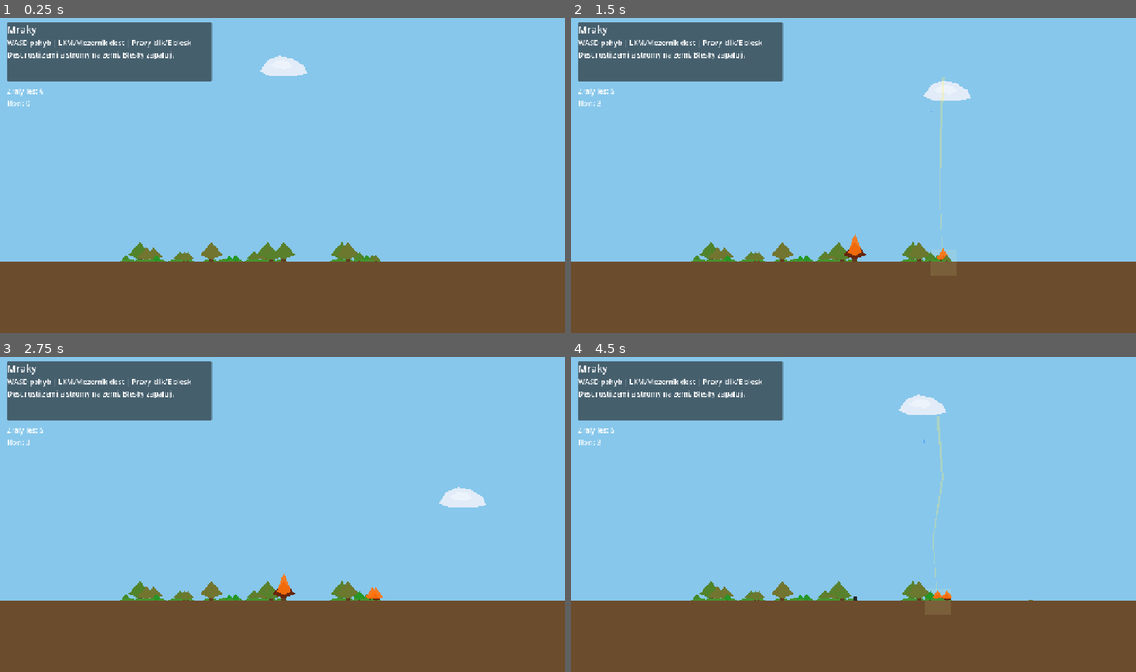
Above: before the commit, frames 1-4 (two rows, left to right).
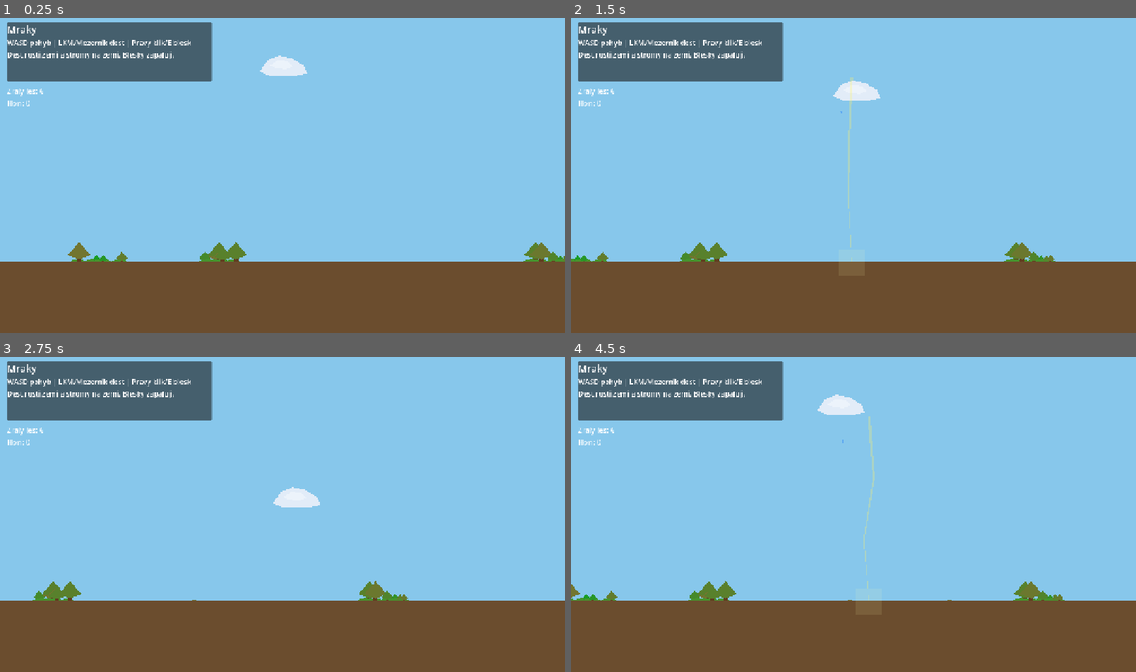
Above: after the commit, the same moments.

Repository: exmaxx/mraky
Game: Godot game, scene res://scenes/main.tscn
The game is run twice, just before and just after one commit, with the same random seed, the same clock (stepped at 60 frames per second) and the same inputs.
Inputs (mouse positions are in pixels of both pictures, inside the frame that each line leads up to):
- Up to frame 1 (0.25 s): no input
- Up to frame 2 (1.5 s): tap Enter at 0.5 s; move the mouse to (977, 159) at 0.52 s; hold Right (move_right) 0.53-1.28 s; hold Right mouse button (lightning) 0.53-1.28 s; move the mouse to (740, 191) at 1.27 s; hold Down (move_down) from 1.28 s (still down); click (740, 191) at 1.35 s
- Up to frame 3 (2.75 s): move the mouse to (339, 442) at 2.02 s; release Down (move_down) at 2.03 s; hold Right (move_right) from 2.03 s (still down); hold Right mouse button (lightning) from 2.03 s (still down)
- Up to frame 4 (4.5 s): move the mouse to (825, 577) at 2.77 s; release Right (move_right) at 2.78 s; release Right mouse button (lightning) at 2.78 s; hold Up (move_up) 2.78-3.53 s; click (825, 577) at 2.85 s; move the mouse to (1023, 561) at 3.52 s; hold Right mouse button (lightning) 3.53-4.28 s; hold Left (move_left) from 3.53 s (still down); move the mouse to (684, 464) at 4.27 s; click (684, 464) at 4.35 s

The runs differ from the first frame. In frame 1, 1.7% of the frame differs, in the area x 12-100%, y 71-78%; in frame 2, 2.6%, in the area x 0-86%, y 18-78%; in frame 3, 2.4%; in frame 4, 2.5%.

Commit message:
Add horizontal scrolling with one extra screen on each side
Extend the world to 3840px wide, follow the cloud with a smoothed Camera2D,
and clamp cloud movement to the expanded bounds.

Diff:
--- a/scenes/cloud.tscn
+++ b/scenes/cloud.tscn
@@ -15,3 +15,7 @@
 [node name="Highlight" type="Polygon2D" parent="."]
 color = Color(1, 1, 1, 0.35)
 polygon = PackedVector2Array(-28, -6, -10, -18, 12, -16, 24, -4, 8, 2, -16, 0)
+
+[node name="Camera2D" type="Camera2D" parent="."]
+position_smoothing_enabled = true
+position_smoothing_speed = 8.0
--- a/scenes/main.tscn
+++ b/scenes/main.tscn
@@ -9,7 +9,7 @@
 [ext_resource type="PackedScene" uid="uid://b3l8mlandpatch1" path="res://scenes/land_patch.tscn" id="7_land"]
 
 [sub_resource type="RectangleShape2D" id="RectangleShape2D_ground"]
-size = Vector2(1280, 40)
+size = Vector2(3840, 40)
 
 [node name="Main" type="Node2D"]
 script = ExtResource("1_main")
@@ -30,13 +30,13 @@
 [node name="World" type="Node2D" parent="."]
 
 [node name="Ground" type="Area2D" parent="World"]
-position = Vector2(0, 560)
+position = Vector2(-1280, 560)
 collision_layer = 16
 collision_mask = 0
 script = ExtResource("6_ground")
 
 [node name="CollisionShape2D" type="CollisionShape2D" parent="World/Ground"]
-position = Vector2(640, 20)
+position = Vector2(1920, 20)
 shape = SubResource("RectangleShape2D_ground")
 
 [node name="Cloud" parent="World" instance=ExtResource("2_cloud")]
--- a/scripts/cloud.gd
+++ b/scripts/cloud.gd
@@ -8,6 +8,7 @@
 
 @export var rain_scene: PackedScene
 
+var world_bounds_x := Vector2(60.0, 1220.0)
 var _rain_cooldown := 0.0
 var _lightning_cooldown := 0.0
 
@@ -16,6 +17,7 @@
 	var direction := Input.get_vector("move_left", "move_right", "move_up", "move_down")
 	velocity = direction * MOVE_SPEED
 	move_and_slide()
+	position.x = clampf(position.x, world_bounds_x.x, world_bounds_x.y)
 
 	_rain_cooldown = maxf(_rain_cooldown - delta, 0.0)
 	if Input.is_action_pressed("rain") and _rain_cooldown <= 0.0:
--- a/scripts/main.gd
+++ b/scripts/main.gd
@@ -1,8 +1,12 @@
 extends Node2D
 
 const DESIGN_SIZE := Vector2(1280.0, 720.0)
+const WORLD_MARGIN_X := DESIGN_SIZE.x
+const WORLD_LEFT := -WORLD_MARGIN_X
+const WORLD_WIDTH := DESIGN_SIZE.x + WORLD_MARGIN_X * 2.0
 const GROUND_HEIGHT := 160.0
 const LAND_MERGE_RADIUS := 22.0
+const CLOUD_EDGE_MARGIN := 60.0
 
 @export var tree_scene: PackedScene
 @export var land_scene: PackedScene
@@ -23,6 +27,7 @@
 
 func _ready() -> void:
 	_apply_stretch_settings()
+	_setup_world_bounds()
 	ground.rained_at.connect(_on_ground_rained)
 	cloud.lightning_requested.connect(_on_cloud_lightning)
 	_scatter_initial_tree_groups()
@@ -35,6 +40,24 @@
 	win.content_scale_aspect = Window.CONTENT_SCALE_ASPECT_KEEP
 
 
+func _setup_world_bounds() -> void:
+	sky.offset_left = WORLD_LEFT
+	sky.offset_right = WORLD_LEFT + WORLD_WIDTH
+	ground_visual.offset_left = WORLD_LEFT
+	ground_visual.offset_right = WORLD_LEFT + WORLD_WIDTH
+	ground.position.x = WORLD_LEFT
+	ground.set_ground_width(WORLD_WIDTH)
+	cloud.world_bounds_x = Vector2(
+		WORLD_LEFT + CLOUD_EDGE_MARGIN,
+		WORLD_LEFT + WORLD_WIDTH - CLOUD_EDGE_MARGIN
+	)
+	var camera := cloud.get_node("Camera2D") as Camera2D
+	camera.limit_left = int(WORLD_LEFT)
+	camera.limit_right = int(WORLD_LEFT + WORLD_WIDTH)
+	camera.limit_top = 0
+	camera.limit_bottom = int(DESIGN_SIZE.y)
+
+
 func _get_ground_strike_y() -> float:
 	return ground.global_position.y
 
@@ -42,7 +65,7 @@
 func _scatter_initial_tree_groups() -> void:
 	var group_count := 5
 	for _g in group_count:
-		var center_x := randf_range(140.0, DESIGN_SIZE.x - 140.0)
+		var center_x := randf_range(WORLD_LEFT + 140.0, WORLD_LEFT + WORLD_WIDTH - 140.0)
 		var tree_count := randi_range(3, 6)
 		for _i in tree_count:
 			var x := center_x + randf_range(-50.0, 50.0)
